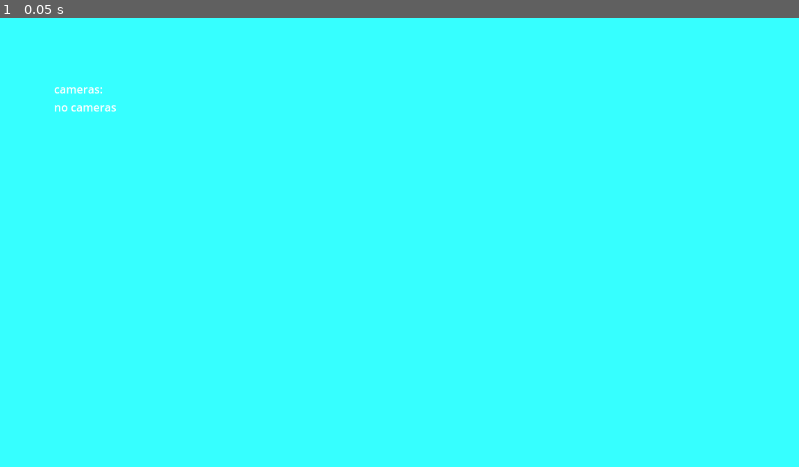
Above: before the commit, frame 1.
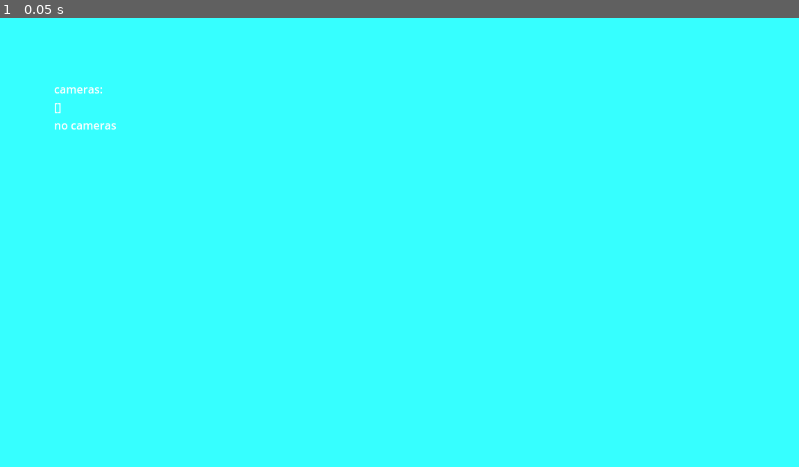
Above: after the commit, the same moment.

Repository: C0desnake/PWS-Medische-robots-godot
Game: Godot game, scene res://main.tscn
Same seed, same stepped clock (60 frames per second), same inputs: the game is played once before the commit and once after it. The engine's default icon, where the game draws it, is replaced by a stand-in: a white triangle on a blue panel in a dark square.
Inputs:
- Up to frame 1 (0.05 s): no input

The runs differ from the first frame. In frame 1, 0.2% of the frame differs, in the area x 6-15%, y 18-25%.

Commit message:
Update camera_tex.gd

Diff:
--- a/camera_tex.gd
+++ b/camera_tex.gd
@@ -7,6 +7,7 @@
 # Called when the node enters the scene tree for the first time.
 func _ready() -> void:
 	var debug_text = "cameras:\n"
+	debug_text += str(CameraServer.feeds()) + "\n"
 	for feed in CameraServer.feeds():
 		var name = feed.get_name()
 		debug_text += name + "\n"
